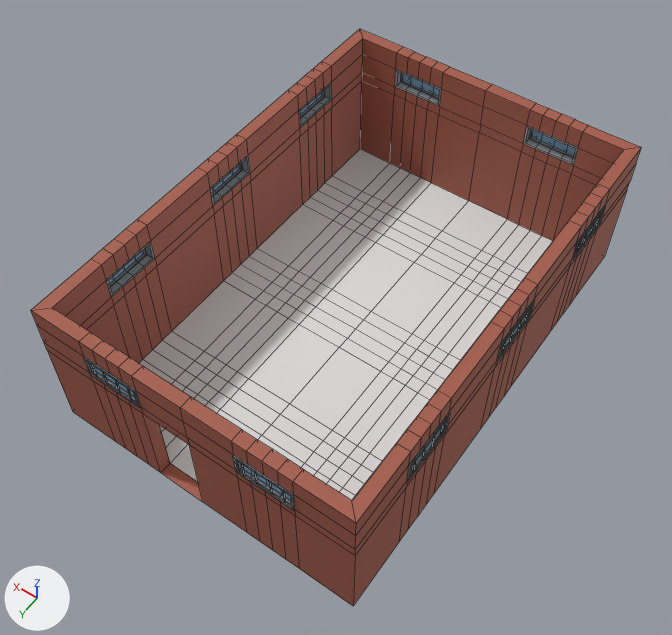
The FBX model TheCoCe/Export/Assets/Buildings/House01/House01_Basement.fbx: old version first, new version second.
Before and after are seen from a 50 mm lens placed at (-6.35, 9.58, 15.07), pointed at (0.0, 0.68, 1.09). Every picture has the same lights, and +X, +Y and +Z are marked at lower left. Mesh edges are drawn as thin lines. Where no turn or scale is listed for an object, it has been applied to the vertices.

The first picture shows 'House01_Basement'.
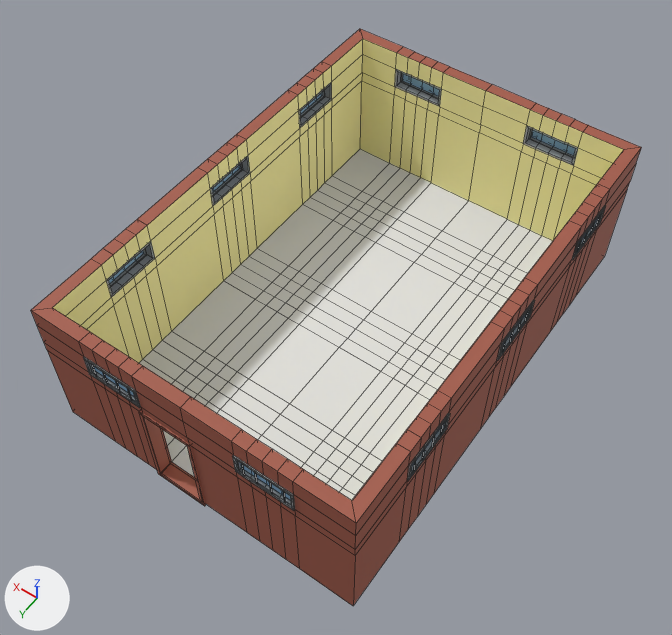
Edits to the scene script, one JSON object a line:
```json
{"op": "add", "block": "mat_interiorwalls", "code": ["mat_interiorwalls = principled_material('InteriorWalls')", "mat_interiorwalls.base_color = (1.0, 0.922, 0.402)  # beige #fff6aa", "mat_interiorwalls.roughness = 0.69"]}
{"block": "me_plane_003", "where": "# used by ob_house01_basement; location = (0.0, 0.0, 2.0)"}
{"op": "remove", "block": "me_plane_003", "code": "me_plane_003.from_pydata(...)  # 1845 vertices, 1619 faces; spans x -3.28..3.28, y -4.78..4.78, z -2.0..1.1"}
{"op": "add", "block": "me_plane_003", "code": "me_plane_003.from_pydata(...)  # 1861 vertices, 1635 faces; spans x -3.28..3.28, y -4.78..4.78, z -2.05..1.1"}
{"block": "me_plane_003", "change": "me_plane_003 part 1: a new loose piece of 16 vertices spanning x -0.05..1.05, y 4.47..4.78, z -2.05..0.05, in mat_brickwall (red #a55b49)"}
{"block": "me_plane_003", "change": "me_plane_003 part 2: 183 faces spanning x -3.0..3.0, y -4.5..4.5, z -2.0..1.1 switch from mat_brickwall (red #a55b49) to mat_interiorwalls (beige #fff6aa)"}
```

What differs and where, as boxes (x1, y1, x2, y2) in the pictures (672 x 635 px):
```json
{"part": 1, "of": "me_plane_003", "change": "added", "after": [139, 411, 206, 506]}
{"part": 2, "of": "me_plane_003", "change": "recoloured", "before": [53, 39, 624, 363], "after": [53, 39, 624, 363]}
```
